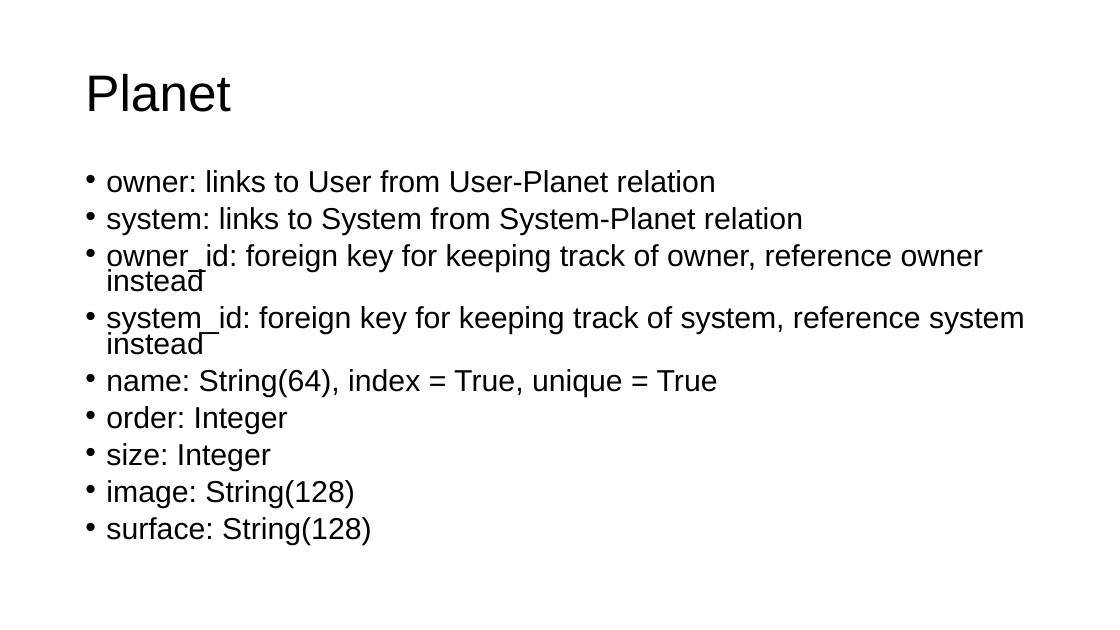
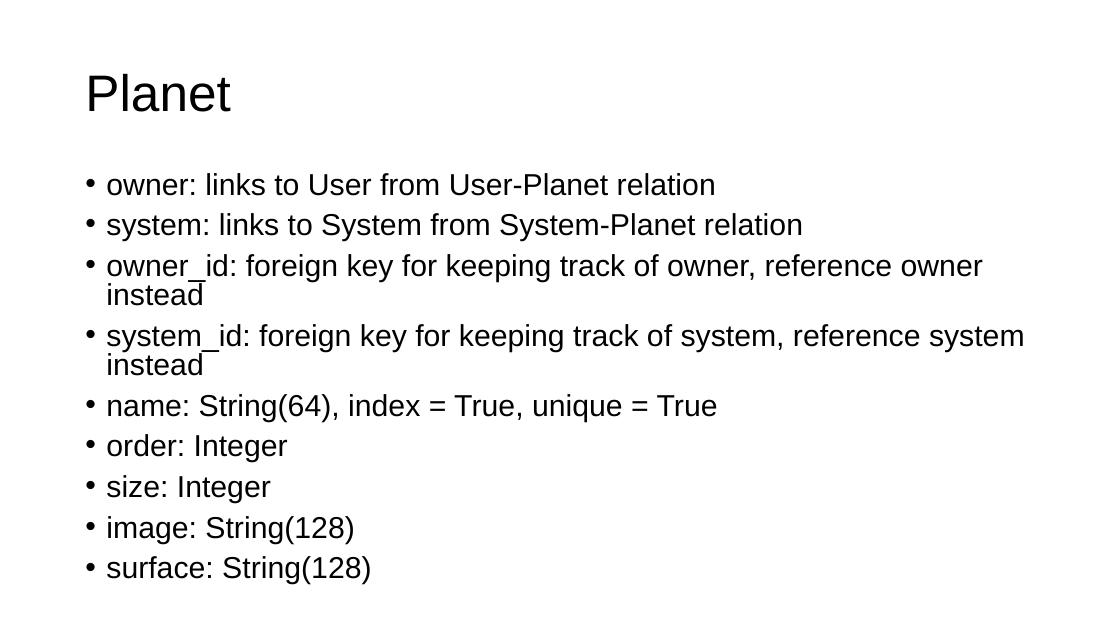
Before and after one commit to gmfk07/iu2018-backend, a slide deck: slide 12 of iu-spec-backend.pptx. Drawn at 1120x630 pixels with LibreOffice and Linux fonts; fonts in the diff are those of the drawing. Boxes give left, top, right and bottom in pixels: in the first picture for what was removed or moved away, otherwise in the second. Text is boxed around its words. In the diff, an @@ line names an element or a change of style, - is before the commit and + after.

```diff
--- a/iu-spec-backend.pptx
+++ b/iu-spec-backend.pptx
@@ text "owner: links to User from ..." at (106,173,1025,585): line spacing 0.7 to 0.8 @@
```
Also in this commit, not shown: 3 other slides changed, 3 slides added, 4 other files.
